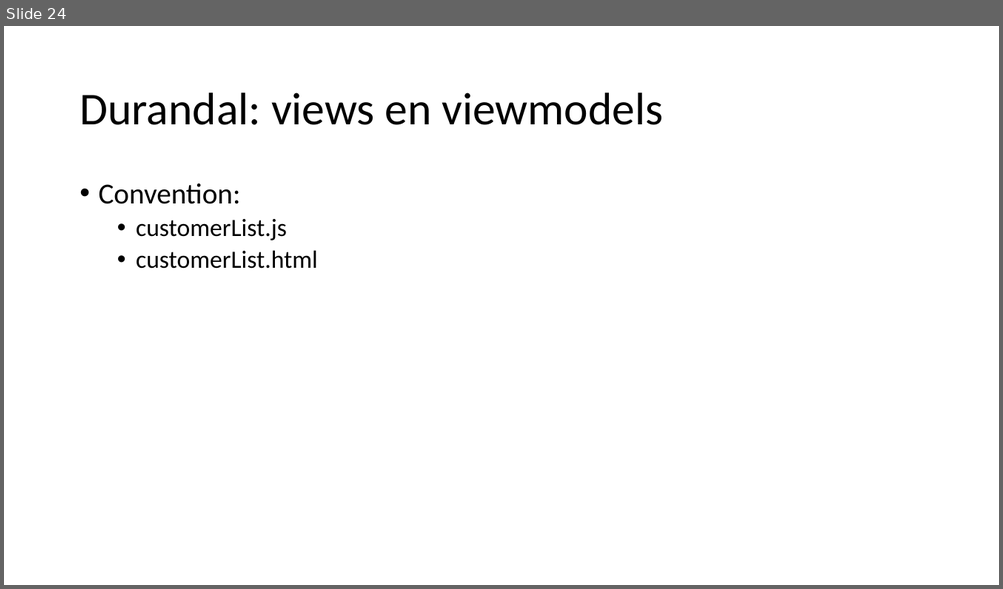
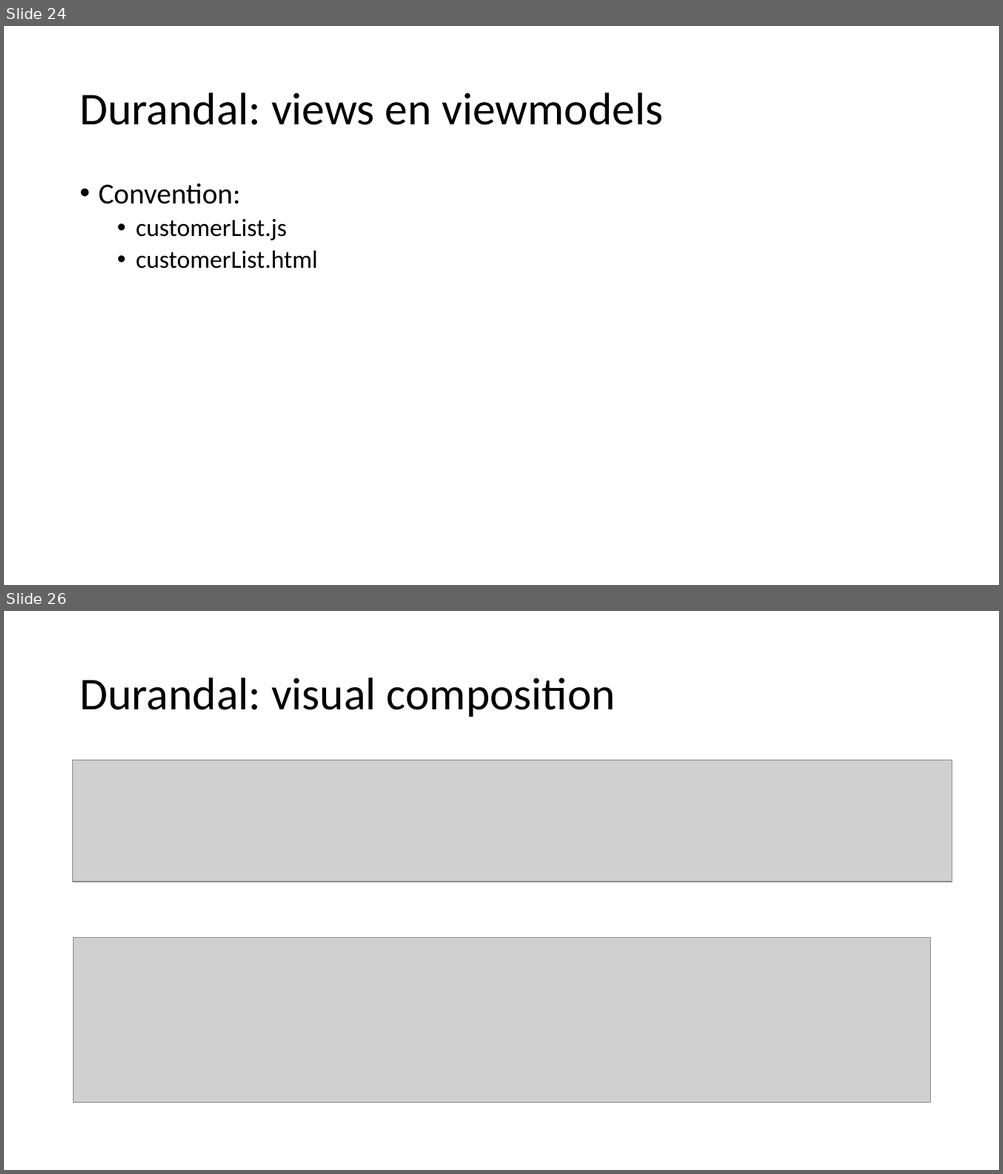
Before and after one commit to petermorlion/DurandalDemo, a slide deck: Durandal T4T.pptx. Shown one above the other, each under a label of ours: slide 24 before the commit, slides 24 and 26 after it; the slides between them are not shown. The pictures are 1003x589 and 1003x1174 pixels, drawn with LibreOffice and Linux fonts; fonts in the diff are those of the drawing; grey boxes stand for pictures. Boxes give left, top, right and bottom in pixels: in the first picture for what was removed or moved away, otherwise in the second. Text is boxed around its words. In the diff, an @@ line names an element or a change of style, - is before the commit and + after.

```diff
--- a/Durandal T4T.pptx
+++ b/Durandal T4T.pptx
@@ slide 26 added at [4,611,999,1170], background #FFFFFF @@
@@ title added at [79,678,615,717], 44 pt, text #000000 @@
+Durandal: visual composition
@@ picture added at [73,760,952,883] @@
@@ picture added at [74,938,930,1103] @@
```
Also in this commit, not shown: 1 slide changed, 4 other slides added.
